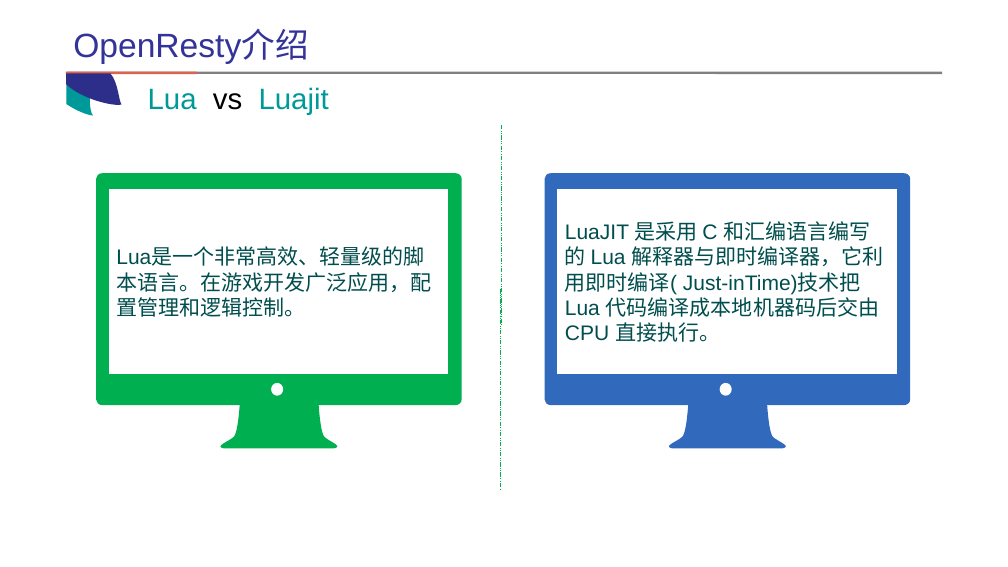
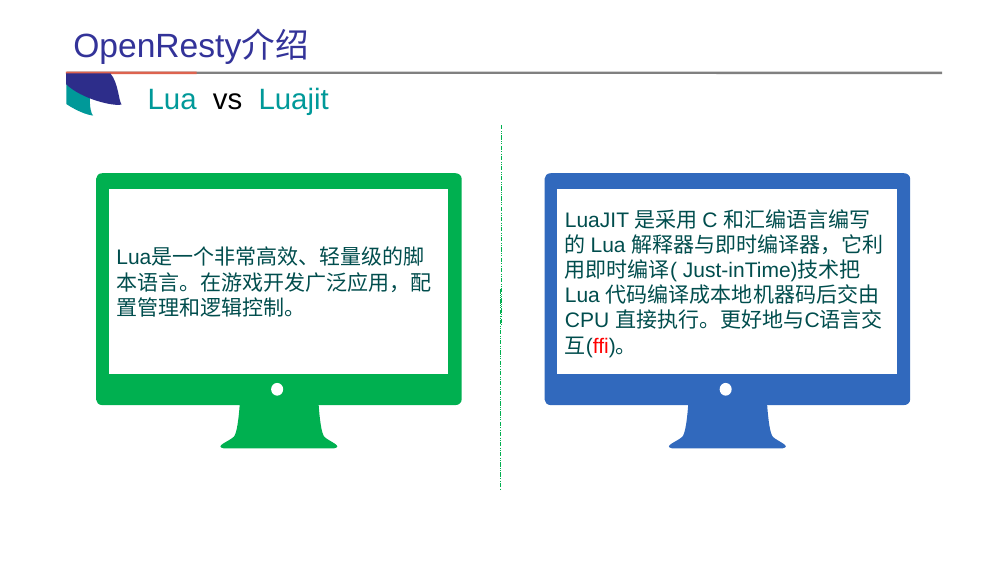
Before and after one commit to coder-zhuyu/OpenResty-share, a slide deck: slide 9 of openresty-share.pptx (slide 7 before the commit). Drawn at 1008x567 pixels with LibreOffice and Linux fonts; fonts in the diff are those of the drawing. Boxes give left, top, right and bottom in pixels: in the first picture for what was removed or moved away, otherwise in the second. Text is boxed around its words. In the diff, an @@ line names an element or a change of style, - is before the commit and + after.

```diff
--- a/openresty-share.pptx
+++ b/openresty-share.pptx
@@ text in freeform shape at [565, 209, 884, 358]: text changed @@
-LuaJIT 是采用 C 和汇编语言编写的 Lua 解释器与即时编译器，它利用即时编译( Just-inTime)技术把 Lua 代码编译成本地机器码后交由 CPU 直接执行。
+LuaJIT 是采用 C 和汇编语言编写的 Lua 解释器与即时编译器，它利用即时编译( Just-inTime)技术把 Lua 代码编译成本地机器码后交由 CPU 直接执行。更好地与C语言交互(ffi)。
```
Also in this commit, not shown: 12 other slides changed, 10 slides added, 14 other files.
